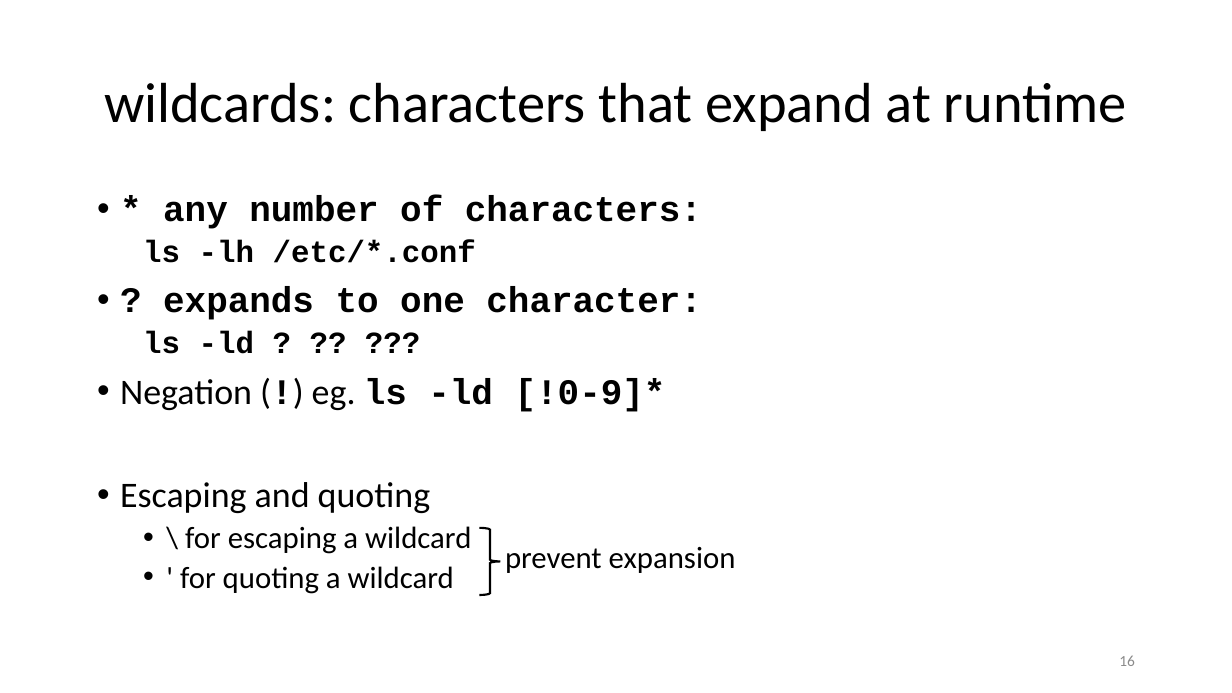
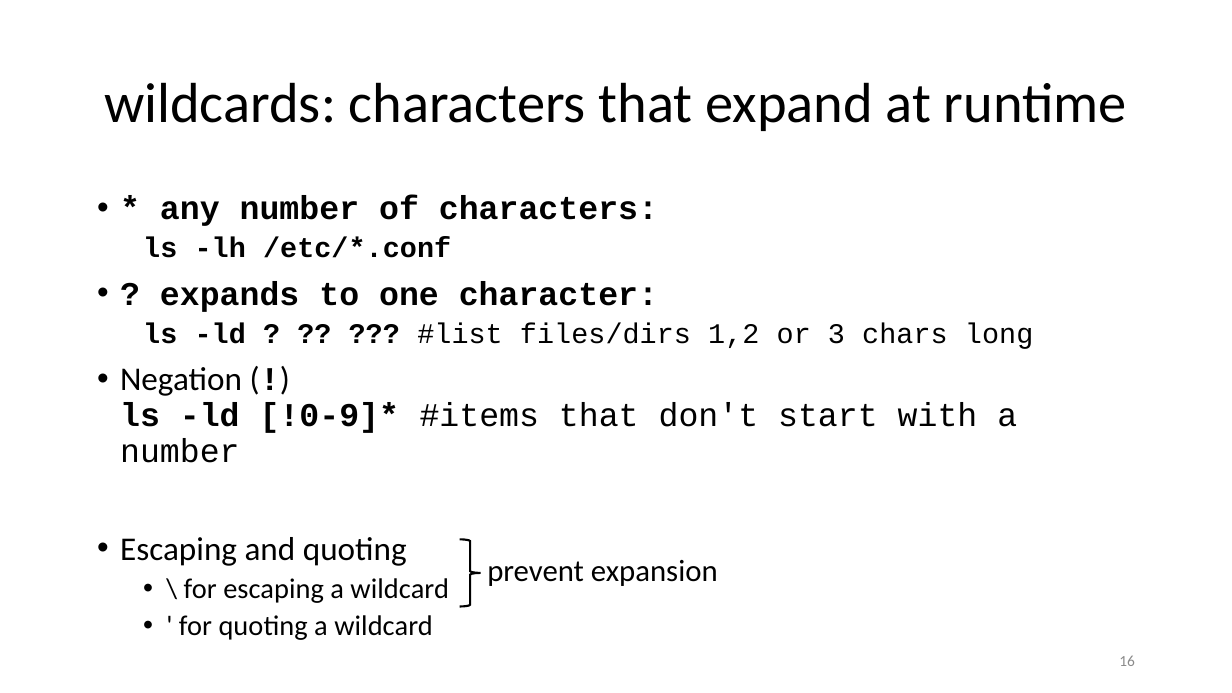
Before and after one commit to ketancmaheshwari/lisa19, a slide deck: slide 16 of lpt_LISA.pptx. Drawn at 1232x693 pixels with LibreOffice and Linux fonts; fonts in the diff are those of the drawing. Boxes give left, top, right and bottom in pixels: in the first picture for what was removed or moved away, otherwise in the second. Text is boxed around its words. In the diff, an @@ line names an element or a change of style, - is before the commit and + after.

```diff
--- a/lpt_LISA.pptx
+++ b/lpt_LISA.pptx
@@ text at [120,195,658,640]: size 21 to 19.4 pt in "* any number of characters:", "? expands to one character:", "Escaping and quoting"; size 18 to 16.6 pt in "ls -lh /etc/*.conf", "\ for escaping a wildcard", "' for quoting a wildcard" @@
@@ text at [120,323,1033,463]: text changed; size 21 to 19.4 pt; bold off @@
-  ls -ld ? ?? ???
-• Negation (!) eg. ls -ld [!0-9]*
+  ls -ld ? ?? ??? #list files/dirs 1,2 or 3 chars long
+• Negation (!)
+  ls -ld [!0-9]* #items that don't start with a number
@@ right brace: place and size @@
-right brace at [479,529,500,595]
+right brace at [460,540,480,606]
@@ text "prevent expansion": place and size @@
-text "prevent expansion" at [505,547,736,573]
+text "prevent expansion" at [487,560,718,586]
```
Also in this commit, not shown: 8 other slides changed.
